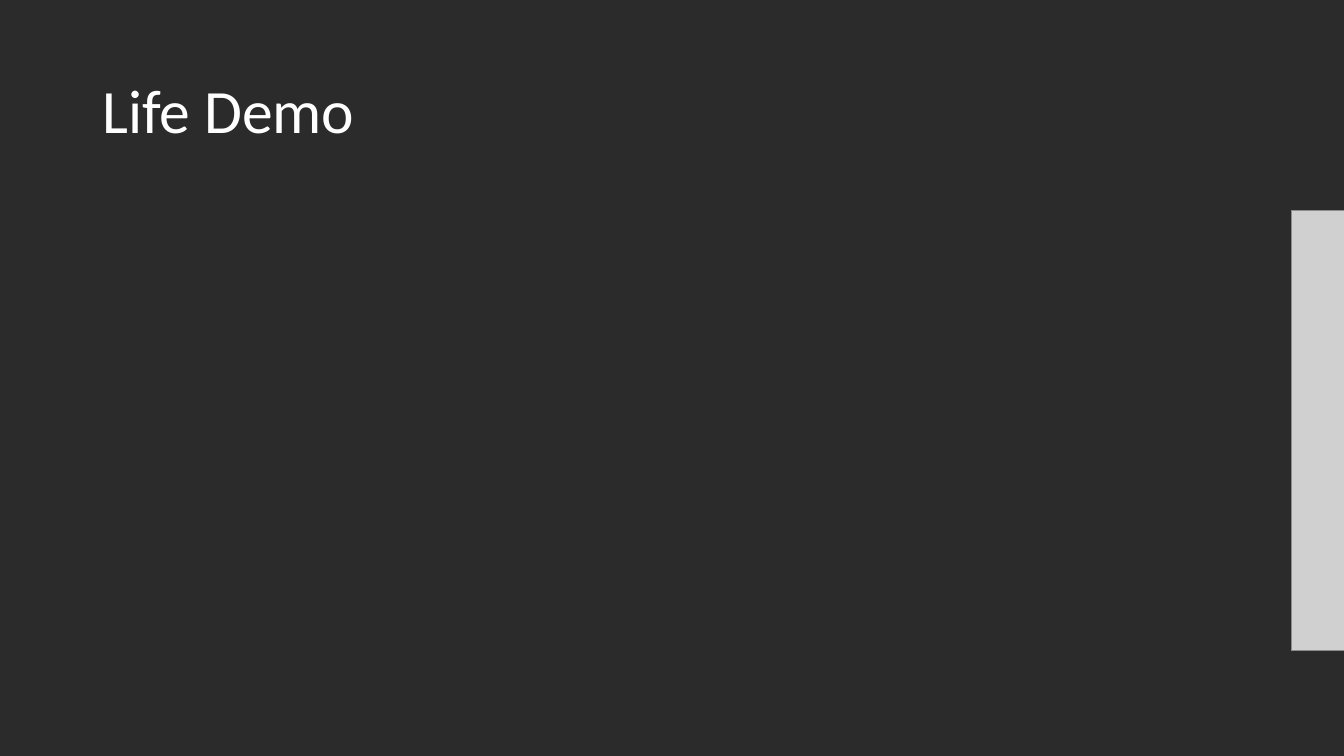
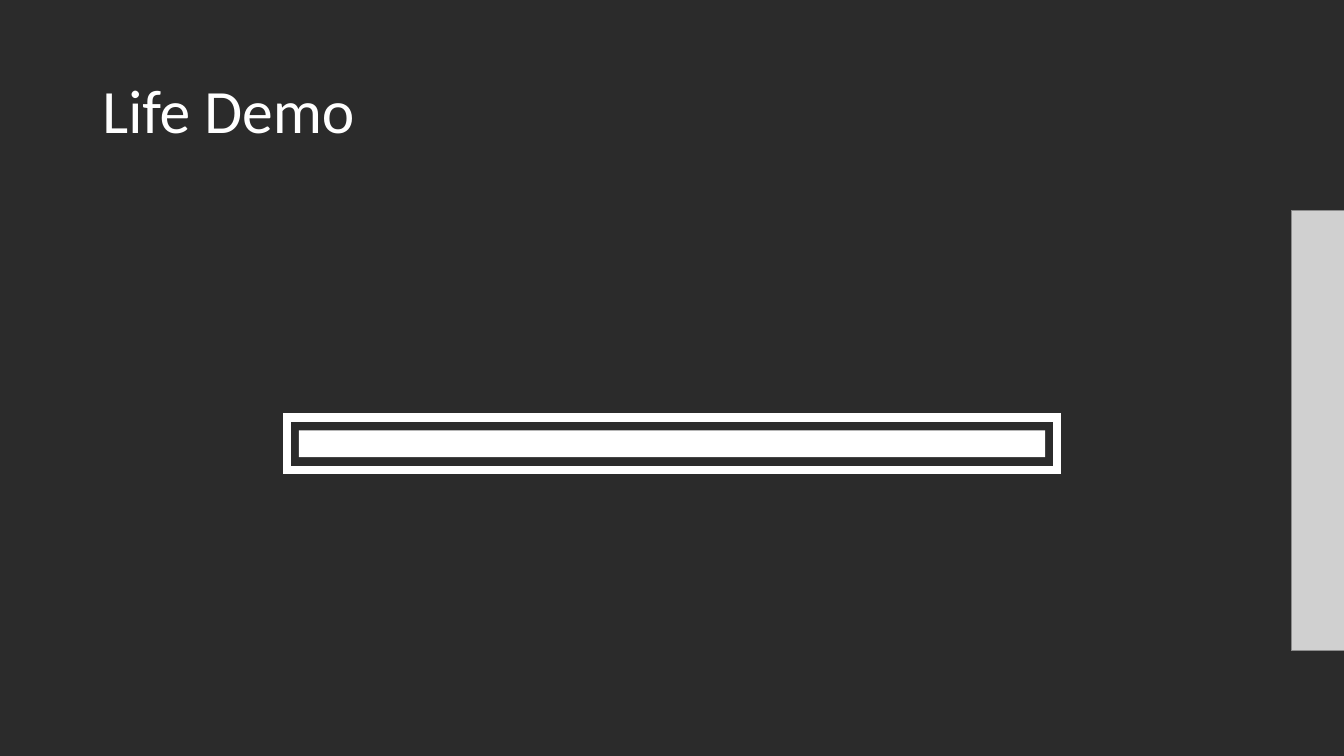
Before and after one commit to The12Forest/BBZW-M431-Wiki, a slide deck: slide 11 of Dokumentation/MinecraftWikiPPTX.pptx. Drawn at 1344x756 pixels with LibreOffice and Linux fonts; fonts in the diff are those of the drawing; grey boxes stand for pictures; background and template pictures are left out; a plain dark background stands for a picture behind light text. Boxes give left, top, right and bottom in pixels: in the first picture for what was removed or moved away, otherwise in the second. Text is boxed around its words. In the diff, an @@ line names an element or a change of style, - is before the commit and + after.

Commit message:
ladepalken hinzugefügt

```diff
--- a/Dokumentation/MinecraftWikiPPTX.pptx
+++ b/Dokumentation/MinecraftWikiPPTX.pptx
@@ rectangle added at <box>287,417,1058,470</box>, outline #FFFFFF 6 pt @@
@@ rectangle added at <box>298,431,1045,458</box>, fill #FFFFFF @@
```
